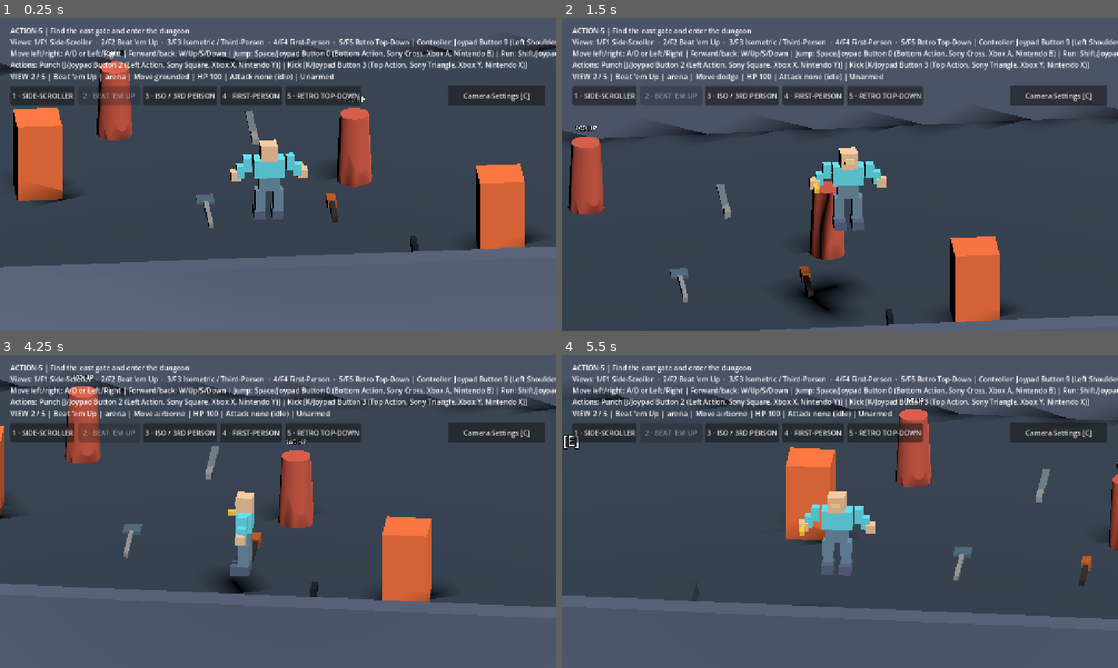
Above: before the commit, frames 1-4 (two rows, left to right).
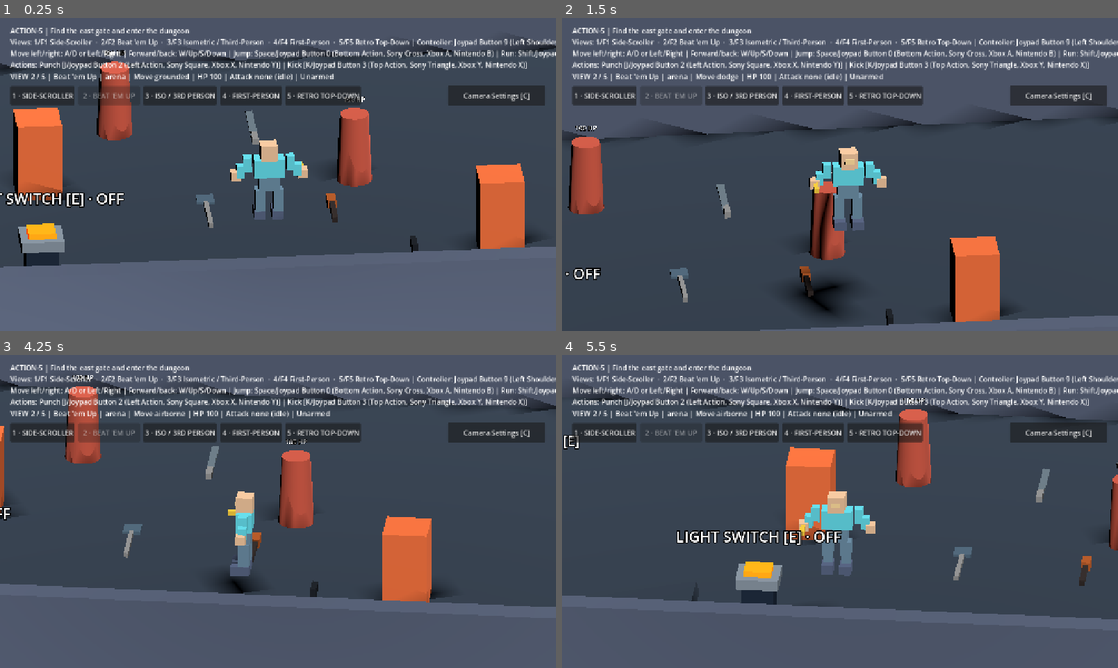
Above: after the commit, the same moments.

Repository: bravado/ACTION-5
Game: Godot game, scene res://demo/main.tscn
Same seed, same stepped clock (60 frames per second), same inputs: the game is played once before the commit and once after it.
Inputs (mouse positions are in pixels of both pictures, inside the frame that each line leads up to):
- Up to frame 1 (0.25 s): no input
- Up to frame 2 (1.5 s): tap Enter at 0.5 s; move the mouse to (962, 158) at 0.52 s; hold Right (actor_turn_right) 0.53-1.28 s; tap Ctrl (actor_crouch) at 0.6 s; click (962, 158) at 0.67 s; tap Space (actor_jump) at 0.77 s; move the mouse to (728, 190) at 1.27 s; hold S (move_down) from 1.28 s (still down); tap Alt (actor_dodge) at 1.35 s
- Up to frame 3 (4.25 s): tap Space (actor_jump) at 1.52, 3.02, 3.77 s; move the mouse to (333, 442) at 2.02 s; release S (move_down) at 2.03 s; hold Right (actor_turn_right) 2.03-2.78 s; tap K (actor_kick) at 2.1 s; move the mouse to (250, 574) at 2.77 s; hold W (move_up) 2.78-3.53 s; tap J (actor_punch) at 2.85 s; click (250, 574) at 2.92 s; move the mouse to (444, 558) at 3.52 s; hold Left (actor_turn_left) from 3.53 s (still down); hold Shift (actor_run) from 3.53 s (still down)
- Up to frame 4 (5.5 s): move the mouse to (673, 464) at 4.27 s; release Shift (actor_run) at 4.28 s; tap X (actor_slide) at 4.35 s; tap Space (actor_jump) at 4.52 s; move the mouse to (867, 511) at 5.02 s; release Left (actor_turn_left) at 5.03 s; hold S (move_down) from 5.03 s (still down); hold G (demo_drop) from 5.03 s (still down); click (867, 511) at 5.17 s

The runs differ from the first frame. In frame 1, 1.6% of the frame differs, in the area x 0-23%, y 55-80%; in frame 2, 0.2%; in frame 3, less than 0.1%; in frame 4, 1.9%, in the area x 20-51%, y 56-80%.

Commit message:
fix(d09): instantiate visible switch prefab and publish interaction state for display

Diff:
--- a/demo/main.tscn
+++ b/demo/main.tscn
@@ -22,7 +22,7 @@
 [ext_resource type="Script" path="res://demo/world/world_session.gd" id="18_session"]
 [ext_resource type="Script" path="res://addons/action5/interactions/interactor.gd" id="19_interactor"]
 [ext_resource type="Script" path="res://demo/interactions/world_pickup.gd" id="20_pickup"]
-[ext_resource type="Script" path="res://demo/interactions/world_switch.gd" id="21_switch"]
+[ext_resource type="PackedScene" path="res://demo/interactions/light_switch.tscn" id="21_switch"]
 [ext_resource type="Script" path="res://demo/world/sector_camera_bounds.gd" id="22_bounds"]
 [ext_resource type="Script" path="res://demo/interactions/roof_visibility.gd" id="23_roof_overlay"]
 [ext_resource type="Script" path="res://demo/interactions/door_acquisition_filter.gd" id="24_gate_sensor"]
@@ -388,14 +388,8 @@
 script = ExtResource("20_pickup")
 weapon_path = NodePath("../SwordPickup")
 
-[node name="LightSwitch" type="Node3D" parent="." groups=["action5_interactable"]]
+[node name="LightSwitch" parent="." instance=ExtResource("21_switch")]
 position = Vector3(-5.5, 0, 4.3)
-script = ExtResource("21_switch")
-
-[node name="Light" type="OmniLight3D" parent="LightSwitch"]
-position = Vector3(0, 2.0, 0)
-visible = false
-omni_range = 5.0
 
 [node name="ViewManager" type="Node" parent="."]
 script = ExtResource("3_manager")
